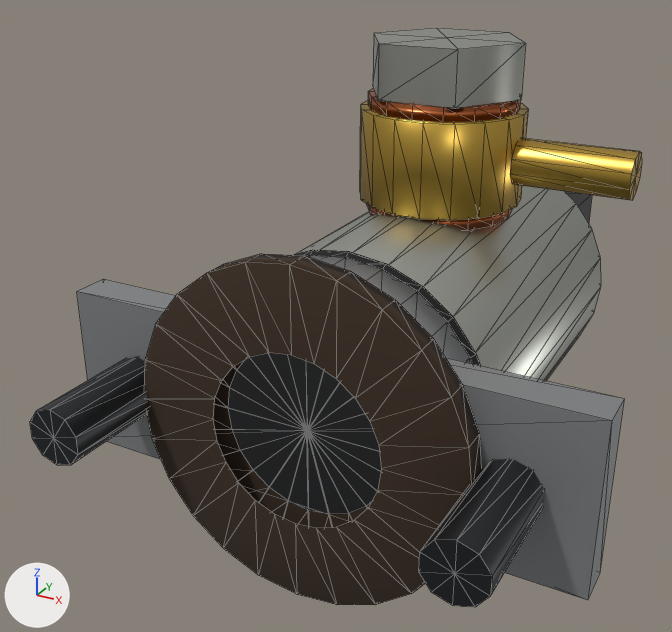
One commit to the glTF model porsche-911sc-engine/parts/cold-start-valve.glb: the scene before it, then after it.
Rendered twice from a 50 mm lens placed at (31.3, 55.6, 242.2), pointed at (-6.3, 124.0, 208.0). Lighting does not change. The marker at lower left points along +X, +Y and +Z. The picture after the commit comes second. Mesh edges are drawn as thin lines. Where no turn or scale is listed for an object, it has been applied to the vertices. Vertices at exactly the same position are counted once.
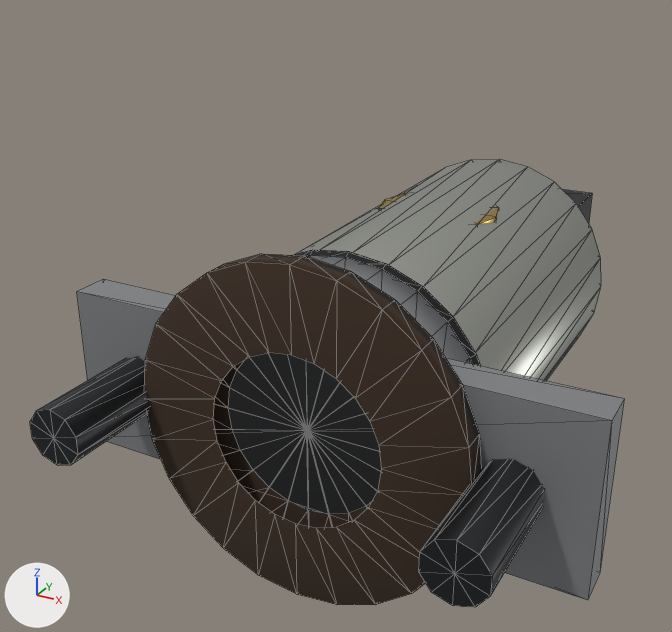
Where the newer file only moved an object's origin or applied its transform, the numbers keep the older frame.

Changed parts and their boxes [x1, y1, x2, y2] in the pictures (672 x 632 px):
'Mesh_3', reshaped
    before: [296, 28, 601, 381]
    after: [296, 159, 601, 381]
'Mesh_7', deleted (yellow)
    before: [360, 100, 642, 220]
'Mesh_6', reshaped, moved, rescaled, recoloured (mostly hidden afterwards)
    before: [367, 88, 521, 230]
    after: [379, 193, 499, 225]
part 1 of me_mesh_3, deleted
    before: [373, 28, 526, 108]
part 2 of me_mesh_6, added (mostly hidden)
    after: [379, 193, 499, 225]
part 3 of me_mesh_6, deleted (orange)
    before: [367, 204, 512, 230]
part 4 of me_mesh_6, deleted (orange)
    before: [368, 88, 521, 123]

What changed in the scene script:
```text
Change me_mesh_3:
    used by ob_mesh_3; location = (0.0, 132.1, 213.0)
    remove me_mesh_3.from_pydata(...)  # 294 vertices, 472 faces; spans x -20.6..20.6, y -19.9..19.9, z -19.0..19.0
    add me_mesh_3.from_pydata(...)  # 280 vertices, 448 faces; spans x -20.6..20.6, y -19.9..19.9, z -19.0..5.0
    me_mesh_3 part 1: the loose piece of 14 vertices spanning x -6.9..6.9, y -6.1..5.9, z 14.4..19.0 is deleted
    other edits to the shape of me_mesh_3 do not show in these pictures
Change me_mesh_6:
    used by ob_mesh_6; parent = ob_cold_start_valve_inst6; location = (0.0, 132.0, 222.2); rotation_euler = (-1.571, 0.0, 0.0), in degrees (-90, 0, 0); scale = (6.6, 6.6, 6.6)
    remove me_mesh_6.from_pydata(...)  # 128 vertices, 192 faces; spans x -1.0..1.0, y -0.79..0.79, z -1.0..1.0
    remove me_mesh_6.materials.append(mat_copper)  # orange #b8673e
    add me_mesh_6.from_pydata(...)  # 26 vertices, 48 faces; spans x -1.0..1.0, y -0.45..0.45, z -1.0..1.0
    me_mesh_6 part 2: a new loose piece, a 12-sided cylinder along y spanning x -1.0..1.0, y -0.45..0.45, z -1.0..1.0, in mat_brass (yellow #c9a54a)
    me_mesh_6 part 3: the loose piece of 64 vertices spanning x -1.0..1.0, y 0.61..0.79, z -1.0..1.0 is deleted
    me_mesh_6 part 4: the loose piece of 64 vertices spanning x -1.0..1.0, y -0.79..-0.61, z -1.0..1.0 is deleted
    add me_mesh_6.materials.append(mat_brass)  # yellow #c9a54a
Change ob_mesh_6:
    ob_mesh_6.location: (0.0, 132.0, 222.2) -> (0.0, 132.0, 214.5)
    ob_mesh_6.scale: (6.6, 6.6, 6.6) -> (5.5, 5.5, 5.5)
Remove ob_mesh_7:
    ob_mesh_7 = bpy.data.objects.new('Mesh_7', me_mesh_7)
    ob_mesh_7.location = (4.8, 132.0, 219.1)
```
